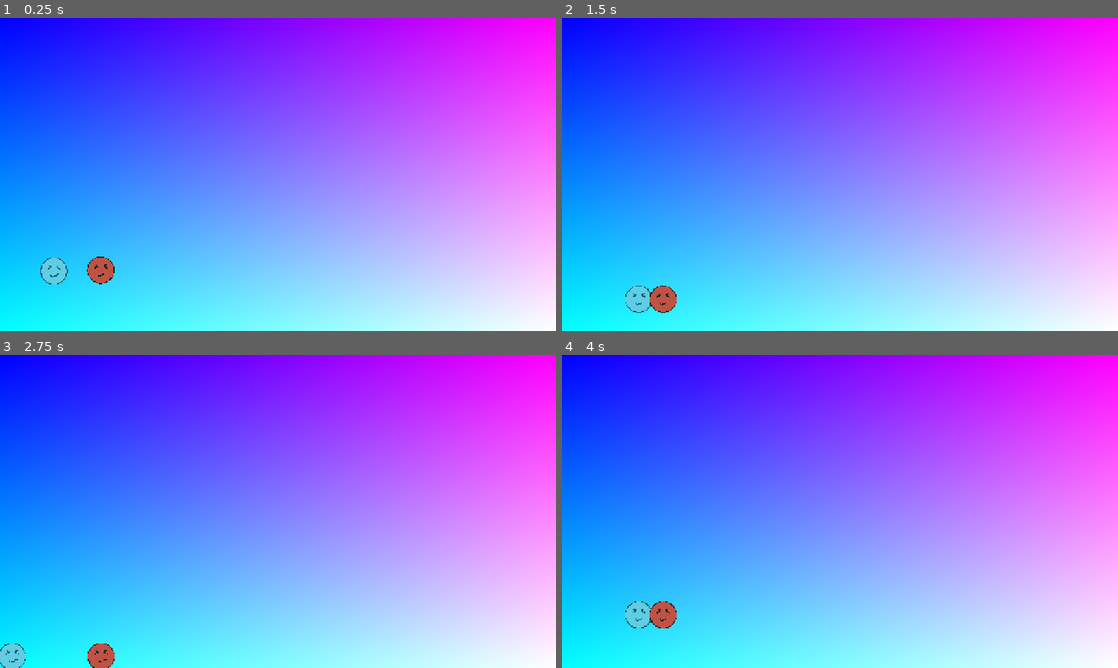
Above: before the commit, frames 1-4 (two rows, left to right).
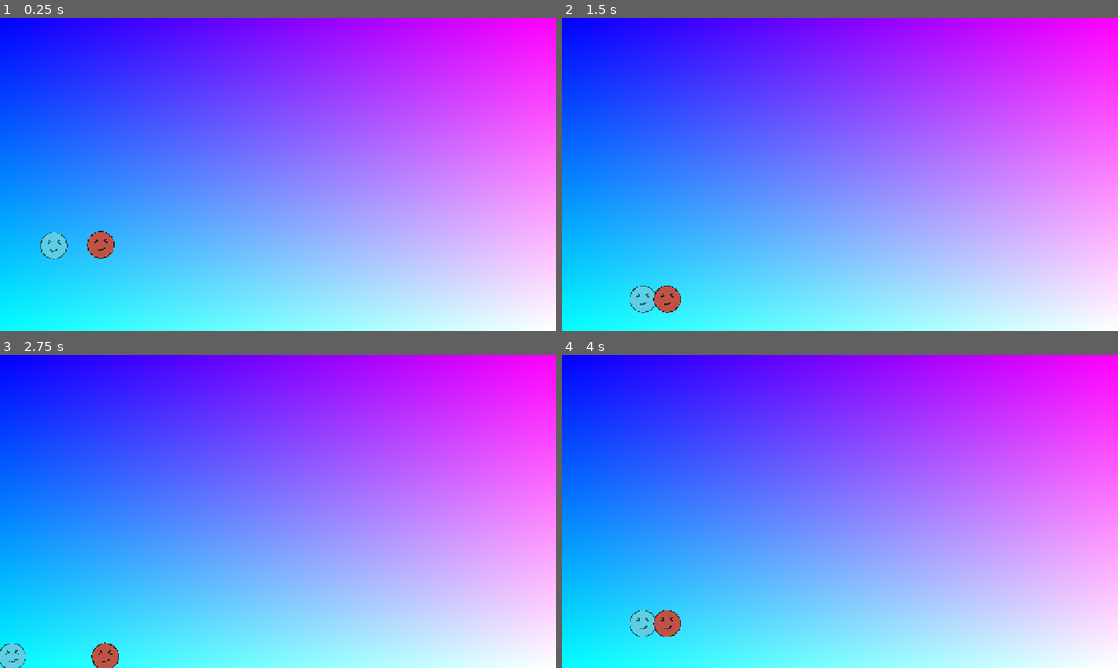
Above: after the commit, the same moments.

Repository: clem-maker/2-player
Game: Godot game, scene res://scens/main.tscn
The game is run twice, just before and just after one commit, with the same random seed, the same clock (stepped at 60 frames per second) and the same inputs.
Inputs (mouse positions are in pixels of both pictures, inside the frame that each line leads up to):
- Up to frame 1 (0.25 s): no input
- Up to frame 2 (1.5 s): move the mouse to (962, 158) at 0.52 s; hold Space (jump) 0.53-1.28 s; hold D (right) from 0.53 s (still down); tap Enter at 1.25 s; move the mouse to (728, 190) at 1.27 s; click (728, 190) at 1.35 s
- Up to frame 3 (2.75 s): tap Space (jump) at 1.52, 1.55, 1.82 s; move the mouse to (333, 442) at 2.02 s; release D (right) at 2.03 s; hold A (left) from 2.03 s (still down); hold Space (jump) from 2.03 s (still down)
- Up to frame 4 (4 s): move the mouse to (812, 574) at 2.77 s; release A (left) at 2.78 s; release Space (jump) at 2.78 s; hold D (right) from 2.78 s (still down); click (812, 574) at 2.85 s; tap Space (jump) at 3.02, 3.05, 3.32 s; move the mouse to (1006, 558) at 3.52 s; hold Space (jump) from 3.53 s (still down)

The runs differ from the first frame. In frame 1, 1.3% of the frame differs, in the area x 7-21%, y 68-86%; in frame 2, 0.4%; in frame 3, 0.2%; in frame 4, 0.6%.
Error after the commit: Invalid operands 'Nil' and 'int' in operator '*'. (res://scribte/player.gd:45)

Commit message:
reorganization

Diff:
--- a/scribte/player.gd
+++ b/scribte/player.gd
@@ -7,17 +7,32 @@
 
 var multiplier
 var jump_time :float = 0
+var direction
+
+#state machine:
+const states_avalibile : Array = ["default" , "jumping"]
+var state = "default"
 
 func get_direction():
 	var direction = Input.get_axis("left","right")
 	return direction
-
 func count_time(delta:float) -> float:
 	jump_time += delta /2 #if both players acess this function then it growths twise as fast as intendet so you need to devide it by two.
 	print(jump_time)
 	return jump_time
 
+func _input(event: InputEvent) -> void:
+	#jumpen
+	var delta = get_process_delta_time()
+	if Input.is_action_pressed("jump") and is_on_floor():
+		jump_time = count_time(delta) #debug jump :   print(jump_time)
+	if Input.is_action_just_released("jump"):
+		var clamped_jump_time = clampf( jump_time , 0.5, max_jump_height)
+		velocity.y = clamped_jump_time * JUMP_VELOCITY
+		jump_time = 0
 
+	#moving (right/left)
+	direction = get_direction() #Input.get_axis("left","right")
 func _physics_process(delta: float) -> void:
 	#gravity
 	if not is_on_floor():
@@ -25,23 +40,12 @@
 			multiplier = 2.2
 		else:
 			multiplier = 1.0
-
 		velocity += get_gravity() * multiplier * delta
 
-	#jumpen
-	if Input.is_action_pressed("jump") and is_on_floor():
-		jump_time = count_time(delta) #debug jump :   print(jump_time)
-	if Input.is_action_just_released("jump"):
-		var clamped_jump_time = clampf( jump_time , 0.5, max_jump_height)
-		velocity.y = clamped_jump_time * JUMP_VELOCITY
-		jump_time = 0
-
-
-	var direction = get_direction()#Input.get_axis("left","right")
 	velocity.x = direction * SPEED
 
 	if direction != 0:
-		velocity.x = direction * SPEED
+		velocity.x = direction * SPEED #normel movment
 	else:
-		velocity.x = move_toward(velocity.x, 0, SPEED)
+		velocity.x = move_toward(velocity.x, 0, SPEED) #if no input
 	move_and_slide()
